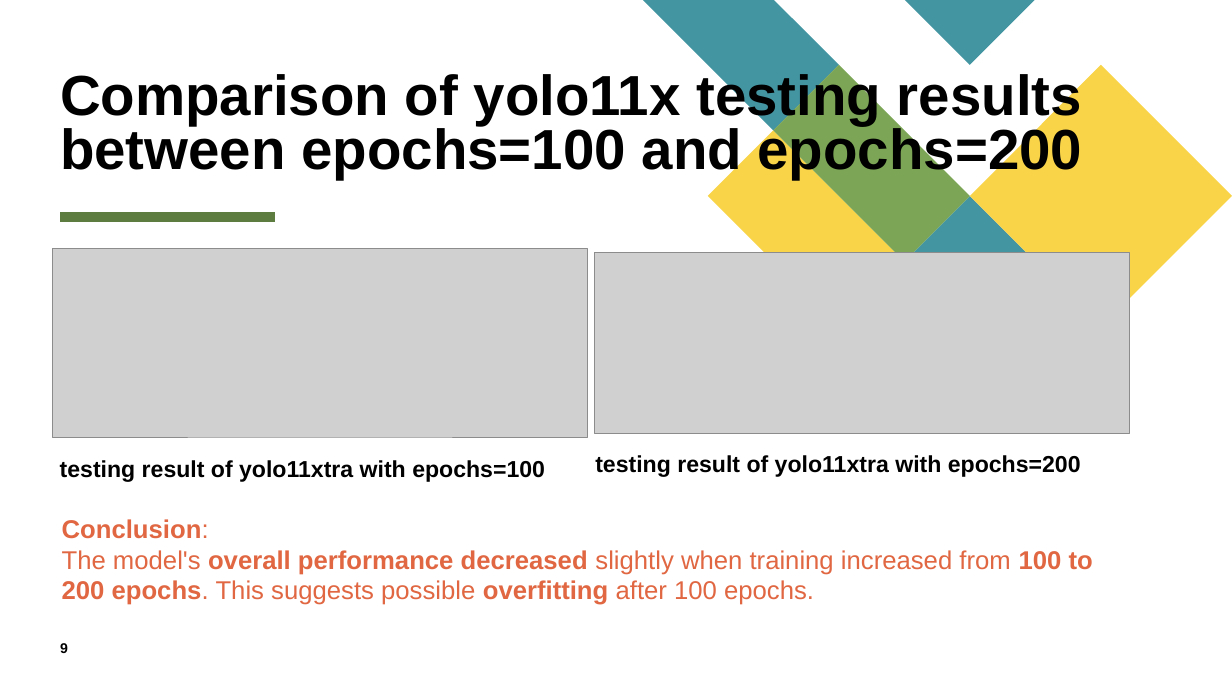
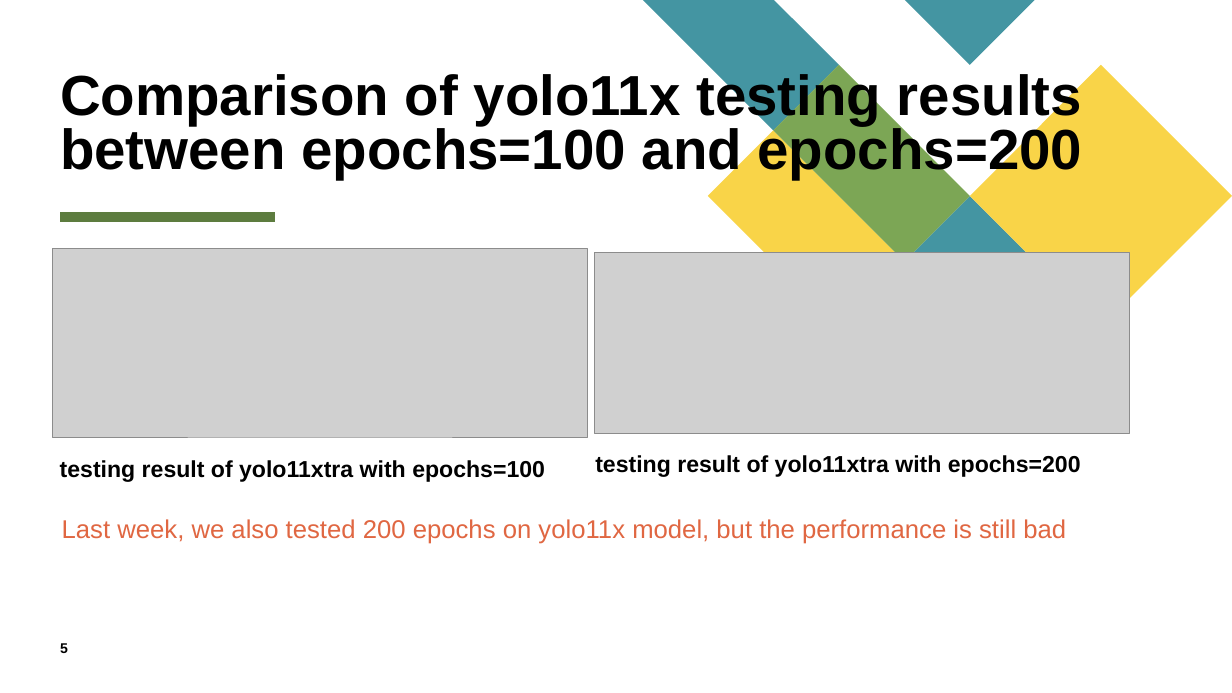
Before and after one commit to Kevin-Whoo/EE6008_48_UAV, a slide deck: slide 5 of EE6008_48_UAV_week4.pptx (slide 9 before the commit). Drawn at 1232x693 pixels with LibreOffice and Linux fonts; fonts in the diff are those of the drawing; grey boxes stand for pictures. Boxes give left, top, right and bottom in pixels: in the first picture for what was removed or moved away, otherwise in the second. Text is boxed around its words. In the diff, an @@ line names an element or a change of style, - is before the commit and + after.

Commit message:
draft of week 5 presentation

```diff
--- a/EE6008_48_UAV_week4.pptx
+++ b/EE6008_48_UAV_week4.pptx
@@ text at box(62, 519, 1066, 544): text changed @@
-Conclusion:
-The model's overall performance decreased slightly when training increased from 100 to 200 epochs. This suggests possible overfitting after 100 epochs.
+Last week, we also tested 200 epochs on yolo11x model, but the performance is still bad
@@ page number at box(60, 643, 68, 653): text changed @@
-9
+5
```
Also in this commit, not shown: 3 other slides changed, 16 slides added, 6 slides removed, 6 other files.
